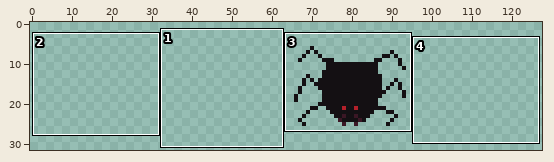
Sprite sheet -- Assets/Resources/Sprites/spider_small.png. The picture above shows the old version from afar; the outline marks the close-up.
Close-up. First the earlier version:
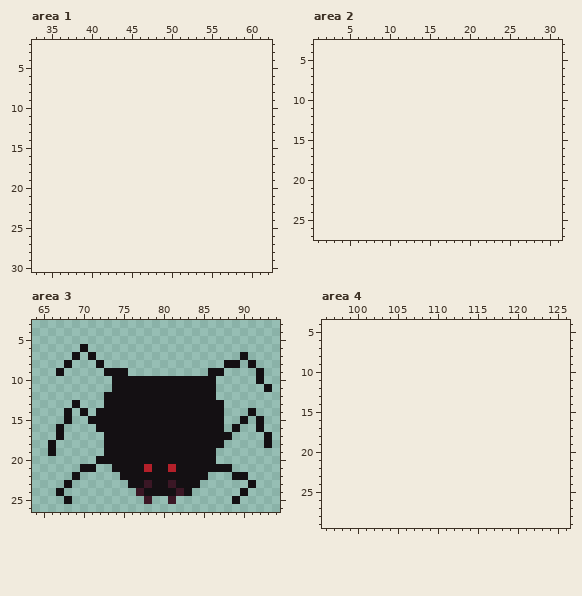
The file is 32x32 pixels. Shown: area 1: x 33..62, y 2..30; area 2: x 1..31, y 3..27; area 3: x 64..94, y 3..26; area 4: x 96..126, y 4..29. The old version is drawn lined up with the new one, on the new canvas.
After:
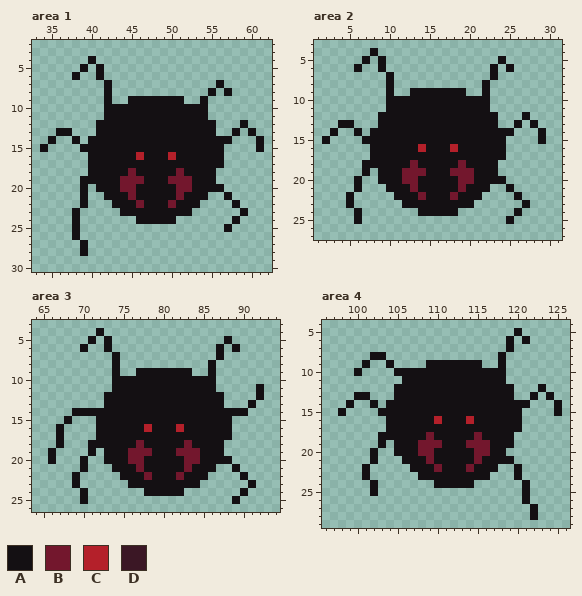
Palette (. is transparent): A #141013  B #73172d  C #b4202a  D #3b1725
From old to new:
canvas 32x32 -> 128x32, the old top-left corner now at 64,0
--- area 1
@@ x 33..62 @@
  3 ..............................
- 4 ..............................
- 5 ..............................
- 6 ..............................
- 7 ..............................
- 8 ..............................
- 9 ..............................
-10 ..............................
-11 ..............................
-12 ..............................
-13 ..............................
-14 ..............................
-15 ..............................
-16 ..............................
-17 ..............................
-18 ..............................
-19 ..............................
-20 ..............................
-21 ..............................
-22 ..............................
-23 ..............................
-24 ..............................
-25 ..............................
-26 ..............................
-27 ..............................
-28 ..............................
+ 4 .......A......................
+ 5 ......A.A.....................
+ 6 .....A..A.....................
+ 7 .........A.............A......
+ 8 .........A............A.A.....
+ 9 .........A..AAAAAAA..A........
+10 .........AAAAAAAAAAAAA........
+11 .........AAAAAAAAAAAAA........
+12 ........AAAAAAAAAAAAAAA...A...
+13 ...AA...AAAAAAAAAAAAAAA..A.A..
+14 ..A..A.AAAAAAAAAAAAAAAAAA...A.
+15 .A....AAAAAAAAAAAAAAAAAA....A.
+16 .......AAAAAACAAACAAAAAA......
+17 .......AAAAAAAAAAAAAAAAA......
+18 .......AAAAABAAAAABAAAA.......
+19 ......AAAAABBBAAABBBAAA.......
+20 ......A.AAABBAAAAABBAAAA......
+21 ......A..AAABAAAAABAAA..A.....
+22 ......A...AAABAAABAAA....A....
+23 .....A.....AAAAAAAAA......A...
+24 .....A.......AAAAA.......A....
+25 .....A..................A.....
+26 .....A........................
+27 ......A.......................
+28 ......A.......................
 29 ..............................
--- area 2
@@ x 1..31 @@
  3 ...............................
- 4 ...............................
- 5 ...............................
- 6 ...............................
- 7 ...............................
- 8 ...............................
- 9 ...............................
-10 ...............................
-11 ...............................
-12 ...............................
-13 ...............................
-14 ...............................
-15 ...............................
-16 ...............................
-17 ...............................
-18 ...............................
-19 ...............................
-20 ...............................
-21 ...............................
-22 ...............................
-23 ...............................
-24 ...............................
-25 ...............................
+ 4 .......A.......................
+ 5 ......A.A..............A.......
+ 6 .....A..A.............A.A......
+ 7 .........A............A........
+ 8 .........A...........A.........
+ 9 .........A..AAAAAAA..A.........
+10 .........AAAAAAAAAAAAA.........
+11 .........AAAAAAAAAAAAA.........
+12 ........AAAAAAAAAAAAAAA...A....
+13 ...AA...AAAAAAAAAAAAAAA..A.A...
+14 ..A..A.AAAAAAAAAAAAAAAAAA...A..
+15 .A....AAAAAAAAAAAAAAAAAA....A..
+16 .......AAAAAACAAACAAAAAA.......
+17 .......AAAAAAAAAAAAAAAAA.......
+18 ......AAAAAABAAAAABAAAA........
+19 ......A.AAABBBAAABBBAAA........
+20 .....A..AAABBAAAAABBAAAA.......
+21 .....A...AAABAAAAABAAA..A......
+22 ....A.....AAABAAABAAA....A.....
+23 ....A......AAAAAAAAA......A....
+24 .....A.......AAAAA.......A.....
+25 .....A..................A......
 26 ...............................
--- area 3
@@ x 64..94 @@
  3 ...............................
- 4 ...............................
- 5 ...............................
- 6 ......A........................
- 7 .....A.A..................A....
- 8 ....A...A...............AA.A...
- 9 ...A.....AAA..........AA....A..
-10 ..........AAAAAAAAAAAAA.....A..
-11 ..........AAAAAAAAAAAAA......A.
-12 .........AAAAAAAAAAAAAA........
-13 .....A...AAAAAAAAAAAAAAA.......
-14 ....A.A.AAAAAAAAAAAAAAAA...A...
-15 ....A..AAAAAAAAAAAAAAAAA..A.A..
-16 ...A....AAAAAAAAAAAAAAAA.A..A..
-17 ...A.....AAAAAAAAAAAAAAAA....A.
-18 ..A......AAAAAAAAAAAAAAA.....A.
-19 ..A......AAAAAAAAAAAAAA........
-20 ........AAAAAAAAAAAAAAA........
-21 ......AA..AAAACAACAAAAAAA......
-22 .....A.....AAAAAAAAAAA...AA....
-23 ....A.......AADAADAAA......A...
-24 ...A.........DAAAADA......A....
-25 ....A.........D..D.......A.....
+ 4 ........A......................
+ 5 .......A.A..............A......
+ 6 ......A..A.............A.A.....
+ 7 ..........A............A.......
+ 8 ..........A...........A........
+ 9 ..........A..AAAAAAA..A........
+10 ..........AAAAAAAAAAAAA........
+11 ..........AAAAAAAAAAAAA.....A..
+12 .........AAAAAAAAAAAAAAA....A..
+13 .........AAAAAAAAAAAAAAA...A...
+14 .....AAAAAAAAAAAAAAAAAAAAAA....
+15 ....A...AAAAAAAAAAAAAAAAA......
+16 ...A....AAAAAACAAACAAAAAA......
+17 ...A....AAAAAAAAAAAAAAAAA......
+18 ...A...AAAAAABAAAAABAAAA.......
+19 ..A....A.AAABBBAAABBBAAA.......
+20 ..A...A..AAABBAAAAABBAAAA......
+21 ......A...AAABAAAAABAAA..A.....
+22 .....A.....AAABAAABAAA....A....
+23 .....A......AAAAAAAAA......A...
+24 ......A.......AAAAA.......A....
+25 ......A..................A.....
 26 ...............................
--- area 4
@@ x 96..126 @@
  4 ...............................
- 5 ...............................
- 6 ...............................
- 7 ...............................
- 8 ...............................
- 9 ...............................
-10 ...............................
-11 ...............................
-12 ...............................
-13 ...............................
-14 ...............................
-15 ...............................
-16 ...............................
-17 ...............................
-18 ...............................
-19 ...............................
-20 ...............................
-21 ...............................
-22 ...............................
-23 ...............................
-24 ...............................
-25 ...............................
-26 ...............................
-27 ...............................
-28 ...............................
+ 5 ........................A......
+ 6 .......................A.A.....
+ 7 .......................A.......
+ 8 ......AA..............A........
+ 9 .....A..A....AAAAAAA..A........
+10 ....A....AAAAAAAAAAAAAA........
+11 ..........AAAAAAAAAAAAA........
+12 .........AAAAAAAAAAAAAAA...A...
+13 ....AA...AAAAAAAAAAAAAAA..A.A..
+14 ...A..A.AAAAAAAAAAAAAAAAAA...A.
+15 ..A....AAAAAAAAAAAAAAAAAA....A.
+16 ........AAAAAACAAACAAAAAA......
+17 ........AAAAAAAAAAAAAAAAA......
+18 .......AAAAAABAAAAABAAAA.......
+19 .......A.AAABBBAAABBBAAA.......
+20 ......A..AAABBAAAAABBAA........
+21 ......A...AAABAAAAABAAAA.......
+22 .....A.....AAABAAABAAA..A......
+23 .....A......AAAAAAAAA...A......
+24 ......A.......AAAAA......A.....
+25 ......A..................A.....
+26 .........................A.....
+27 ..........................A....
+28 ..........................A....
 29 ...............................
Changed places in both close-ups, as pixel boxes (x1, y1, x2, y2):
added: (40, 56, 264, 256)
added: (322, 48, 546, 224)
changed: (48, 328, 272, 504)
added: (338, 328, 562, 520)
